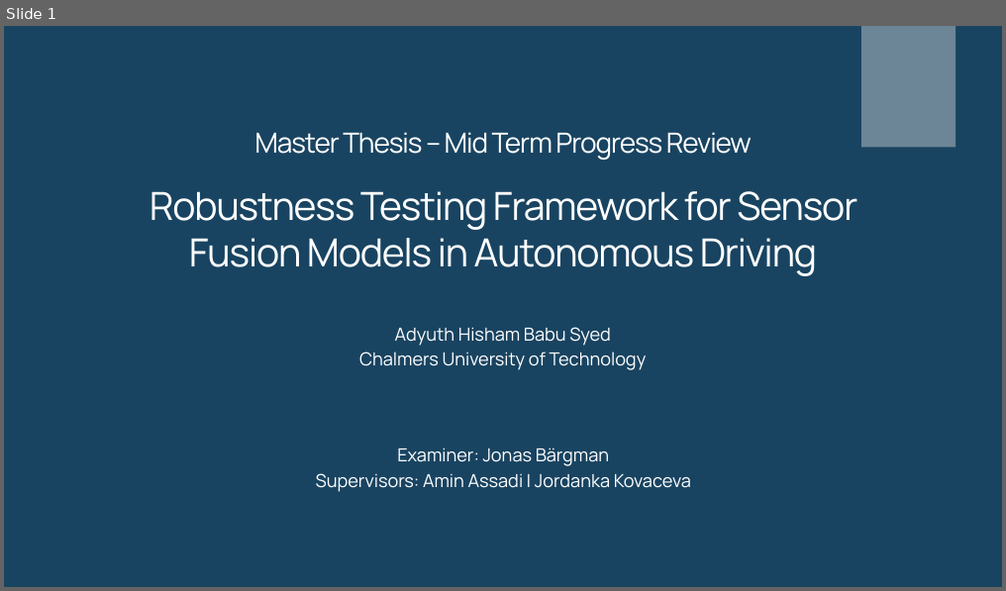
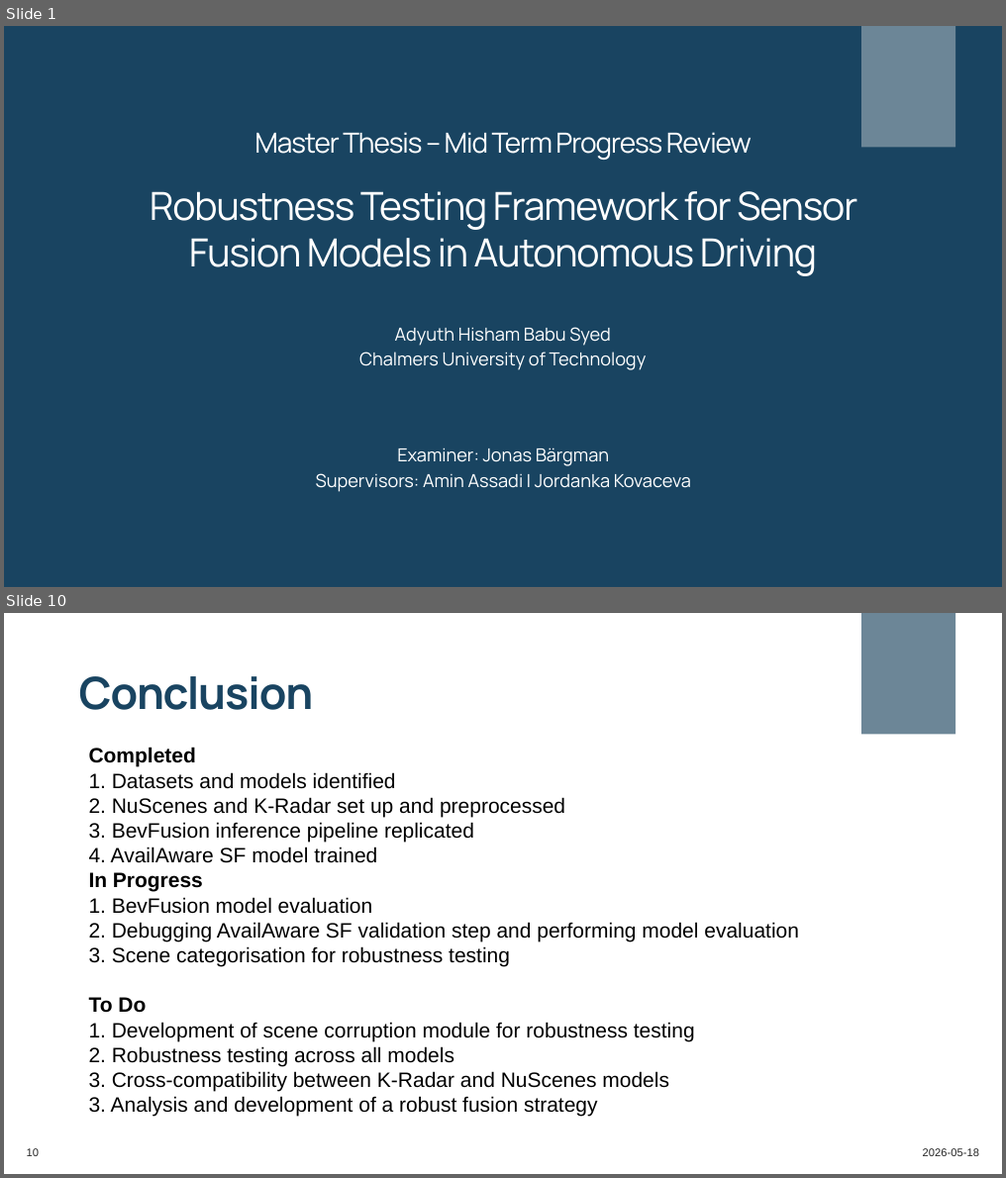
Before and after one commit to AdyuthHisham/Robustness-of-ASF, a slide deck: obsidianVault/MidTerm_Presentation.pptx. Shown one above the other, each under a label of ours: slide 1 before the commit, slides 1 and 10 after it; the slides between them are not shown. The pictures are 1006x591 and 1006x1178 pixels, drawn with LibreOffice and Linux fonts; fonts in the diff are those of the drawing; background and template pictures are left out. Boxes give left, top, right and bottom in pixels: in the first picture for what was removed or moved away, otherwise in the second. Text is boxed around its words. In the diff, an @@ line names an element or a change of style, - is before the commit and + after.

```diff
--- a/obsidianVault/MidTerm_Presentation.pptx
+++ b/obsidianVault/MidTerm_Presentation.pptx
@@ slide 10 added at (x1=4, y1=613, x2=1002, y2=1174), background #FFFFFF; not listed: 1 template element that a slide beside it also shows @@
@@ title added at (x1=79, y1=676, x2=314, y2=710), 32 pt, text #194461, bold @@
+Conclusion
@@ text added at (x1=89, y1=747, x2=799, y2=1117), 15 pt, text #000000 @@
+Completed
+1. Datasets and models identified
+2. NuScenes and K-Radar set up and preprocessed
+3. BevFusion inference pipeline replicated
+4. AvailAware SF model trained
+In Progress
+1. BevFusion model evaluation
+2. Debugging AvailAware SF validation step and performing model evaluation
+3. Scene categorisation for robustness testing
+To Do
+1. Development of scene corruption module for robustness testing
+2. Robustness testing across all models
+3. Cross-compatibility between K-Radar and NuScenes models
+3. Analysis and development of a robust fusion strategy
@@ page number added at (x1=27, y1=1149, x2=39, y2=1157), 8 pt, text #262626 @@
+10
@@ text added at (x1=923, y1=1149, x2=979, y2=1157), 8 pt, text #262626 @@
+2026-05-18
```
Also in this commit, not shown: 9 slides changed, 2 slides removed, 24 other files.
